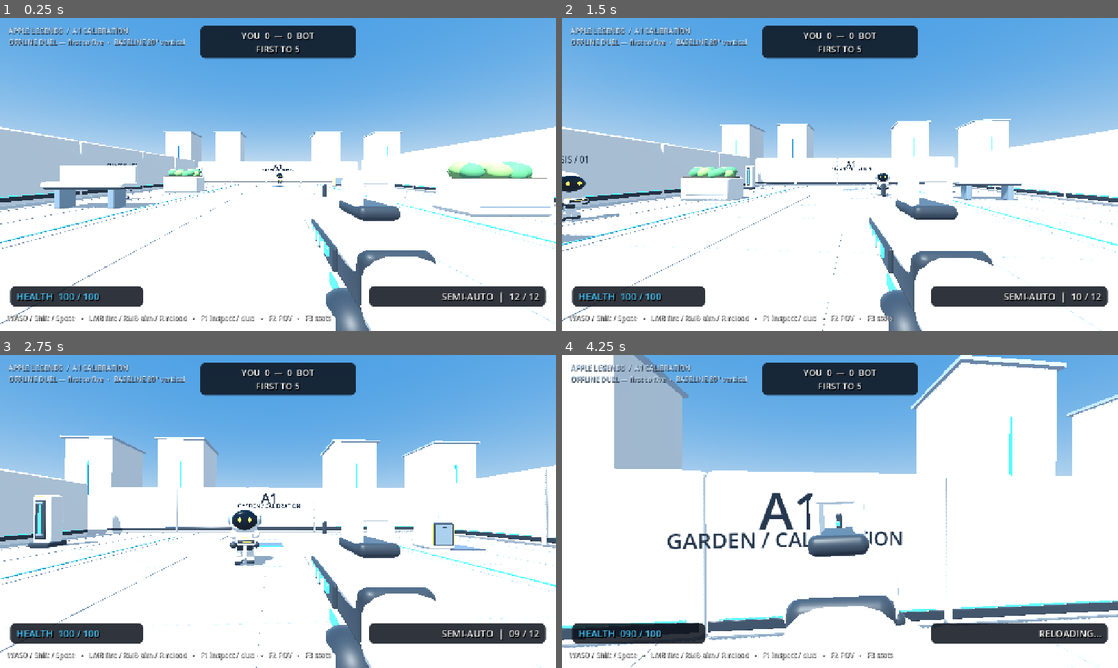
Above: before the commit, frames 1-4 (two rows, left to right).
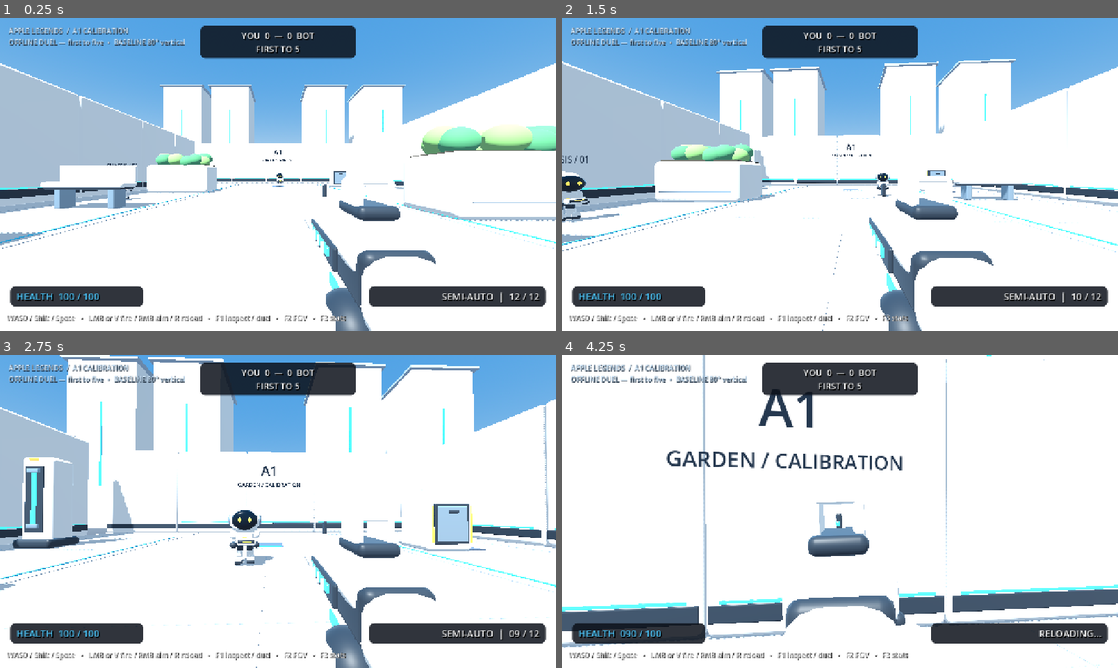
Above: after the commit, the same moments.

Repository: hjo3-cse40/apple-legends-
Game: Godot game, scene res://scenes/main/main.tscn
The game is run twice, just before and just after one commit, with the same random seed, the same clock (stepped at 60 frames per second) and the same inputs.
Inputs (mouse positions are in pixels of both pictures, inside the frame that each line leads up to):
- Up to frame 1 (0.25 s): no input
- Up to frame 2 (1.5 s): tap Enter (ui_accept) at 0.5 s; move the mouse to (867, 174) at 0.52 s; hold Right mouse button (aim) 0.53-1.28 s; hold W (move_forward) from 0.53 s (still down); tap Space (jump) at 0.77 s; click (867, 174) at 0.8 s; move the mouse to (812, 174) at 1.27 s; click (812, 174) at 1.35 s
- Up to frame 3 (2.75 s): keep holding W (move_forward); tap Space (jump) at 1.52 s; tap Shift (sprint) at 1.55 s; move the mouse to (289, 505) at 2.02 s; hold Shift (sprint) from 2.03 s (still down); click (289, 505) at 2.17 s; tap V at 2.3 s
- Up to frame 4 (4.25 s): keep holding W (move_forward); move the mouse to (834, 517) at 2.77 s; release Shift (sprint) at 2.78 s; tap V at 2.85 s; click (834, 517) at 2.92 s; tap Space (jump) at 3.02, 3.77 s; right-click (834, 517) at 3.05 s; move the mouse to (878, 514) at 3.52 s; hold Right mouse button (aim) from 3.53 s (still down); click (878, 514) at 3.8 s; tap R (reload) at 4.15 s

The runs differ from the first frame. In frame 1, 20% of the frame differs, in the area x 0-100%, y 14-98%; in frame 2, 22%; in frame 3, 29%; in frame 4, 31%, in the area x 0-100%, y 0-100%.

Commit message:
Enlarge calibration scenery and support laptop firing input

Diff:
--- a/project.godot
+++ b/project.godot
@@ -41,7 +41,7 @@
 }
 fire={
 "deadzone": 0.2,
-"events": [Object(InputEventMouseButton,"button_index":1)]
+"events": [Object(InputEventMouseButton,"button_index":1), Object(InputEventKey,"physical_keycode":86)]
 }
 aim={
 "deadzone": 0.2,
--- a/scenes/levels/calibration/calibration_bay.gd
+++ b/scenes/levels/calibration/calibration_bay.gd
@@ -8,6 +8,9 @@
 const BENCH := preload("res://art/calibration/CampusBench.glb")
 const CHARGER := preload("res://art/calibration/ChargeColumn.glb")
 const CARGO := preload("res://art/calibration/CargoPod.glb")
+
+@export_range(1.0, 3.0, 0.05) var architecture_height_scale: float = 1.8
+@export_range(1.0, 3.0, 0.05) var scenery_prop_scale: float = 1.7
 
 var opponent_paused := false
 var reference_fov := false
@@ -45,6 +48,15 @@
 	node.rotation.y = yaw
 	return node
 
+func _scaled_prop(scene: PackedScene, at: Vector3, center: Vector3, size: Vector3) -> void:
+	var prop := _asset(scene, at)
+	prop.scale = Vector3.ONE * scenery_prop_scale
+	_solid(at + center * scenery_prop_scale, size * scenery_prop_scale)
+
+func _shell_panel(at: Vector3, yaw: float) -> void:
+	var panel := _asset(WALL, at, yaw)
+	panel.scale.y = architecture_height_scale
+
 func _solid(at: Vector3, size: Vector3) -> void:
 	var body := StaticBody3D.new()
 	var collision := CollisionShape3D.new()
@@ -69,40 +81,37 @@
 	# Clear center for the current LOS/strafe bot; all hero props sit to the sides.
 	for x in [-14.0, 14.0]:
 		for z in [-15.0, -9.0, -3.0, 3.0, 9.0, 15.0]:
-			_asset(WALL, Vector3(x, 0, z), PI / 2.0 if x < 0 else -PI / 2.0)
-		_solid(Vector3(x, 2, 0), Vector3(0.55, 4, 40))
+			_shell_panel(Vector3(x, 0, z), PI / 2.0 if x < 0 else -PI / 2.0)
+		_solid(Vector3(x, 2 * architecture_height_scale, 0), Vector3(0.55, 4 * architecture_height_scale, 40))
 	for z in [-20.0, 20.0]:
 		for x in [-11.0, -5.0, 1.0, 7.0, 11.0]:
-			_asset(WALL, Vector3(x, 0, z), 0.0 if z < 0 else PI)
-		_solid(Vector3(0, 2, z), Vector3(28, 4, 0.55))
-	for z in range(-18, 19, 3):
+			_shell_panel(Vector3(x, 0, z), 0.0 if z < 0 else PI)
+		_solid(Vector3(0, 2 * architecture_height_scale, z), Vector3(28, 4 * architecture_height_scale, 0.55))
+	for z in range(-18, 19, 6):
 		_block(Vector3(0, 0.011, z), Vector3(27.5, 0.012, 0.028), Color("a9b7c8"))
-	for x in range(-12, 13, 3):
+	for x in range(-12, 13, 6):
 		_block(Vector3(x, 0.012, 0), Vector3(0.028, 0.012, 39.5), Color("a9b7c8"))
 	for x in [-6.5, 6.5]:
 		_block(Vector3(x, 0.025, 0), Vector3(0.065, 0.02, 33), Color("38bdf8"))
 	# Non-playable skyline supplies scale without extra routes or bot navigation.
 	for x in [-20.0, -10.0, 10.0, 22.0]:
-		_block(Vector3(x, 5, -27), Vector3(5, 10, 5), Color("e2e8f0"))
-		_block(Vector3(x, 10.1, -27), Vector3(5.5, 0.2, 5.5), Color("94a3b8"))
-		_block(Vector3(x, 5, -24.45), Vector3(0.12, 5.0, 0.05), Color("38bdf8"))
-	_label("A1", Vector3(0, 3.05, -19.68), 100)
-	_label("GARDEN / CALIBRATION", Vector3(0, 2.35, -19.68), 40)
+		_block(Vector3(x, 10, -30), Vector3(8, 20, 8), Color("e2e8f0"))
+		_block(Vector3(x, 20.15, -30), Vector3(8.8, 0.3, 8.8), Color("94a3b8"))
+		_block(Vector3(x, 10, -25.95), Vector3(0.2, 10.0, 0.05), Color("38bdf8"))
+	_label("A1", Vector3(0, 3.05 * architecture_height_scale, -19.68), 100)
+	_label("GARDEN / CALIBRATION", Vector3(0, 2.35 * architecture_height_scale, -19.68), 40)
 
 func _build_props() -> void:
 	for at in [Vector3(-9, 0, -5), Vector3(9, 0, 5)]:
-		_asset(PLANTER, at)
-		_solid(at + Vector3(0, 0.73, 0), Vector3(3.2, 1.46, 1.8))
+		_scaled_prop(PLANTER, at, Vector3(0, 0.73, 0), Vector3(3.2, 1.46, 1.8))
 	for at in [Vector3(-9, 0, 4), Vector3(9, 0, -6)]:
 		_asset(BENCH, at)
 		_solid(at + Vector3(0, 1.15, 0), Vector3(3.8, 0.27, 1.0))
 		_solid(at + Vector3(0, 1.62, 0.39), Vector3(3.8, 0.91, 0.24))
 	for at in [Vector3(-11, 0, -13), Vector3(11, 0, 13)]:
-		_asset(CHARGER, at)
-		_solid(at + Vector3(0, 1.35, 0), Vector3(0.86, 2.5, 0.66))
+		_scaled_prop(CHARGER, at, Vector3(0, 1.35, 0), Vector3(0.86, 2.5, 0.66))
 	for at in [Vector3(-8, 0, 10), Vector3(8, 0, -12)]:
-		_asset(CARGO, at)
-		_solid(at + Vector3(0, 0.7, 0), Vector3(1.2, 1.4, 1.1))
+		_scaled_prop(CARGO, at, Vector3(0, 0.7, 0), Vector3(1.2, 1.4, 1.1))
 	# A static, non-damageable chassis for close inspection, outside the duel lane.
 	var display := _asset(ROBOT, Vector3(-10, 0, 1), PI / 2)
 	display.name = "DisplayRobot"
@@ -196,7 +205,7 @@
 func _setup_hud() -> void:
 	var hud := $DebugHUD as DebugHUD
 	hud.get_node("ReadoutPanel").hide()
-	(hud.get_node("Help") as Label).text = "WASD / Shift / Space   •   LMB fire / RMB aim / R reload   •   F1 inspect / duel   •   F2 FOV   •   F3 stats"
+	(hud.get_node("Help") as Label).text = "WASD / Shift / Space   •   LMB or V fire / RMB aim / R reload   •   F1 inspect / duel   •   F2 FOV   •   F3 stats"
 	hud.health_readout.add_theme_color_override("font_color", Color("4cc9ff"))
 	for label in [hud.health_readout, hud.ammo_readout, hud.score_readout]:
 		var style := StyleBoxFlat.new()
--- a/scenes/weapons/rifle.gd
+++ b/scenes/weapons/rifle.gd
@@ -70,7 +70,18 @@
 	ammo_changed.emit(ammo_in_magazine, magazine_size)
 
 
+func _input(event: InputEvent) -> void:
+	# Captured mouse combat must survive decorative HUD controls consuming clicks.
+	# Visible-cursor recapture stays with the player and never fires a shot.
+	if event is InputEventMouseButton and Input.mouse_mode == Input.MOUSE_MODE_CAPTURED:
+		_handle_combat_input(event)
+
+
 func _unhandled_input(event: InputEvent) -> void:
+	_handle_combat_input(event)
+
+
+func _handle_combat_input(event: InputEvent) -> void:
 	if event.is_action_released(&"fire"):
 		_fire_suppressed_until_release = false
 
@@ -79,7 +90,7 @@
 			_aim_requested = false
 		return
 
-	if event.is_action_pressed(&"fire"):
+	if event.is_action_pressed(&"fire") and not event.is_echo():
 		if not _fire_suppressed_until_release:
 			request_fire()
 		get_viewport().set_input_as_handled()
--- a/tests/calibration_bay_smoke.gd
+++ b/tests/calibration_bay_smoke.gd
@@ -26,6 +26,20 @@
 	check(not bot.is_physics_processing() and bay.opponent_paused, "inspection mode disables opponent shooting")
 	for i in 12: await physics_frame
 	check(player.is_on_floor(), "player settles on calibration floor")
+	# Benches/chassis stay the reference size; only scenery becomes oversized.
+	var benches := 0
+	var oversized_props := 0
+	for child in bay.get_children():
+		if child is Node3D and child.scene_file_path.ends_with("CampusBench.glb"):
+			benches += 1
+			check(child.scale.is_equal_approx(Vector3.ONE), "bench reference size stays unchanged")
+		if child is Node3D and child.scene_file_path.ends_with("GardenPlanter.glb"):
+			oversized_props += 1
+			check(child.scale.is_equal_approx(Vector3.ONE * bay.scenery_prop_scale), "planters use scenery scale")
+	check(benches == 2 and oversized_props == 2, "reference benches and oversized planters exist")
+	check(bay.robot_visual.scale.is_equal_approx(Vector3.ONE * 1.06), "bot size remains unchanged")
+	var wall_ray := PhysicsRayQueryParameters3D.create(Vector3(0, 6, 0), Vector3(0, 6, -24))
+	check(not bay.get_world_3d().direct_space_state.intersect_ray(wall_ray).is_empty(), "taller shell has matching collision")
 	player.set_physics_process(false)
 	press_key(bay, KEY_F2)
 	check(is_equal_approx(player.field_of_view, 58.7155), "reference FOV converts horizontal to vertical")
--- /dev/null
+++ b/tests/moving_fire_smoke.gd
@@ -0,0 +1,78 @@
+extends SceneTree
+## Native test: headless cannot capture the mouse. Inject real Godot input events.
+var failures: Array[String] = []
+
+func _init() -> void: call_deferred(&"run")
+
+func key(code: Key, pressed: bool, echo: bool = false) -> void:
+	var event := InputEventKey.new()
+	event.physical_keycode = code
+	event.pressed = pressed
+	event.echo = echo
+	Input.parse_input_event(event)
+
+func click(pressed: bool, shifted: bool = false) -> void:
+	var event := InputEventMouseButton.new()
+	event.button_index = MOUSE_BUTTON_LEFT
+	event.pressed = pressed
+	event.shift_pressed = shifted
+	event.position = root.size / 2
+	Input.parse_input_event(event)
+
+func run() -> void:
+	var main := (load("res://scenes/main/main.tscn") as PackedScene).instantiate()
+	root.add_child(main)
+	await process_frame
+	var player := main.get_node("MovementLab/Player") as FirstPersonPlayer
+	main.get_node("MovementLab/DuelBot").set_physics_process(false)
+	await create_timer(0.3).timeout
+	player._capture_mouse()
+	check(Input.mouse_mode == Input.MOUSE_MODE_CAPTURED, "test needs a native window with capture")
+	var start := player.position
+	var weapon := player.weapon
+	# A deliberately blocking UI surface verifies captured combat arrives first.
+	var overlay := Control.new()
+	overlay.size = root.size
+	overlay.mouse_filter = Control.MOUSE_FILTER_STOP
+	main.get_node("MovementLab/DebugHUD").add_child(overlay)
+	key(KEY_W, true)
+	key(KEY_SHIFT, true)
+	await create_timer(0.2).timeout
+	var ammo := weapon.ammo_in_magazine
+	click(true, true)
+	for i in 3: await physics_frame
+	check(weapon.ammo_in_magazine == ammo - 1, "Shift + W + mouse click fires through HUD")
+	check(player.position.distance_to(start) > 0.5, "movement continues during firing")
+	check(Vector2(player.velocity.x, player.velocity.z).length() > player.walk_speed, "sprint continues during firing")
+	click(false, true)
+	await create_timer(0.22).timeout
+	ammo = weapon.ammo_in_magazine
+	key(KEY_V, true)
+	for i in 3: await physics_frame
+	check(weapon.ammo_in_magazine == ammo - 1, "V fallback fires while moving")
+	await create_timer(0.22).timeout
+	key(KEY_V, true, true)
+	for i in 3: await physics_frame
+	check(weapon.ammo_in_magazine == ammo - 1, "keyboard repeat does not auto-fire the semi-auto rifle")
+	key(KEY_V, false)
+	key(KEY_W, false)
+	key(KEY_SHIFT, false)
+	overlay.queue_free()
+	await process_frame
+	player._release_mouse()
+	ammo = weapon.ammo_in_magazine
+	click(true)
+	for i in 3: await physics_frame
+	check(weapon.ammo_in_magazine == ammo, "cursor recapture click does not fire")
+	click(false)
+	main.queue_free()
+	await process_frame
+	if failures.is_empty():
+		print("PASS: native moving/sprinting mouse fire, blocking HUD, V fallback, key-repeat and recapture safety")
+		quit(0)
+	else:
+		for failure in failures: push_error("FAIL: " + failure)
+		quit(1)
+
+func check(condition: bool, message: String) -> void:
+	if not condition: failures.append(message)
--- a/tests/player_movement_smoke.gd
+++ b/tests/player_movement_smoke.gd
@@ -1,6 +1,7 @@
 extends SceneTree
 
-const START := Vector3(0.0, 0.4, 13.0)
+# Keep normalization measurements in the center lane, clear of enlarged side props.
+const START := Vector3(-3.0, 0.4, 13.0)
 
 var _failures: Array[String] = []
 
Not shown, added: tests/calibration_bay_smoke.gd.uid
Not shown, added: tests/moving_fire_smoke.gd.uid
Not shown, changed: AGENTS.md
Not shown, changed: README.md
Not shown, changed: docs/architecture.md
Not shown, changed: docs/milestones.md
